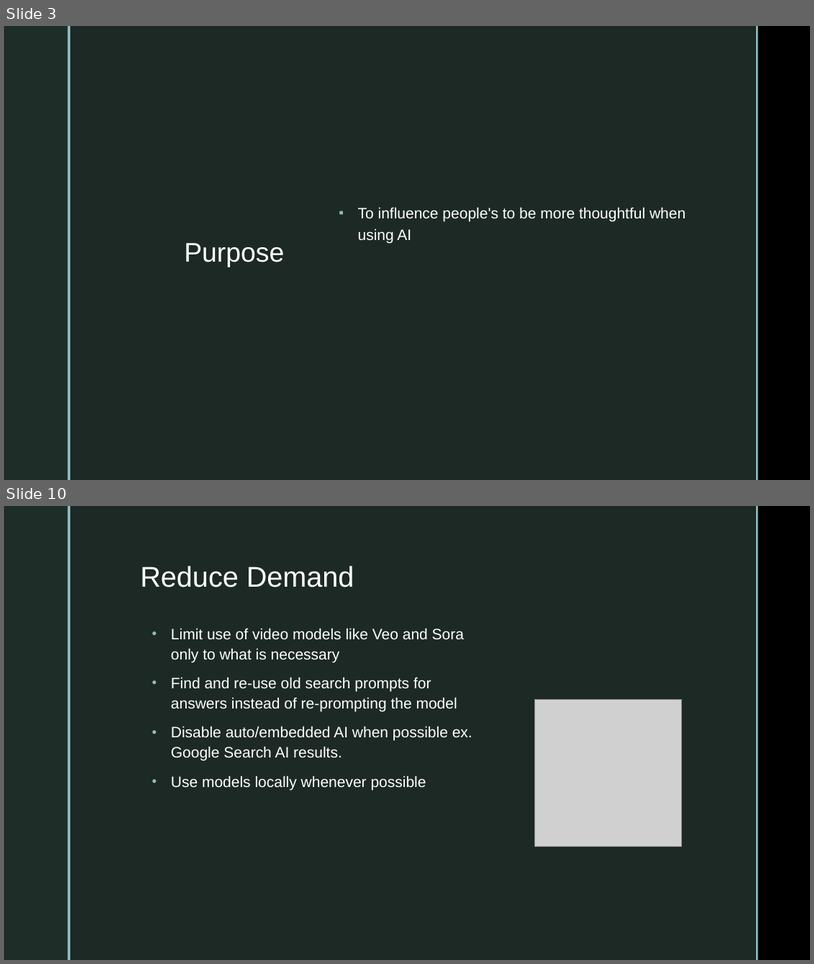
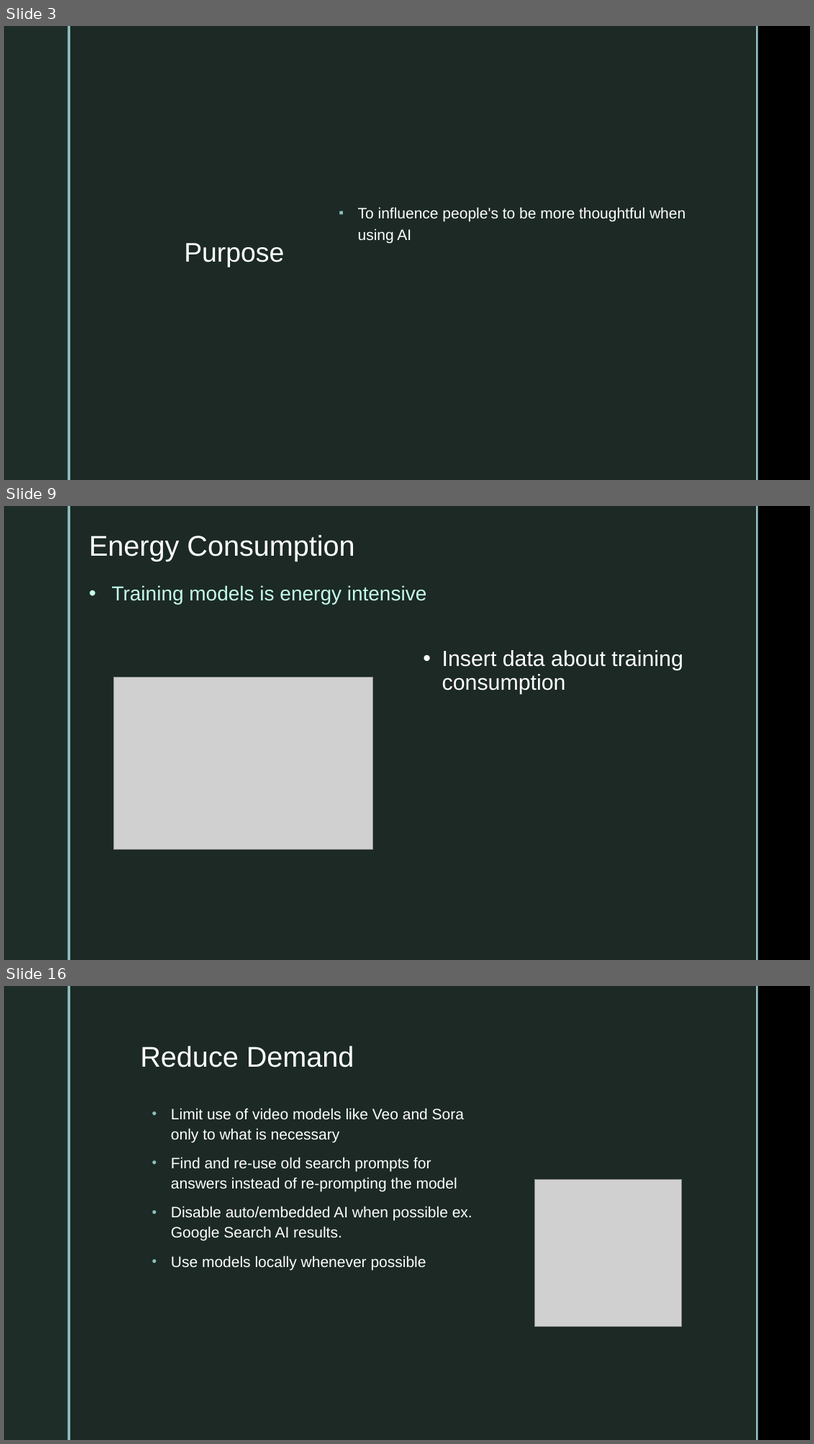
Before and after one commit to FelipeRestrepo101/ResponsibleAI, a slide deck: Presentations/ResponsibleAIPresentationV2.pptx. Shown one above the other, each under a label of ours: slides 3 and 10 before the commit, slides 3, 9 and 16 after it; the slides between them are not shown. The pictures are 814x964 and 814x1444 pixels, drawn with LibreOffice and Linux fonts; fonts in the diff are those of the drawing; grey boxes stand for pictures; background and template pictures are left out. Boxes give left, top, right and bottom in pixels: in the first picture for what was removed or moved away, otherwise in the second. Text is boxed around its words. In the diff, an @@ line names an element or a change of style, - is before the commit and + after.

```diff
--- a/Presentations/ResponsibleAIPresentationV2.pptx
+++ b/Presentations/ResponsibleAIPresentationV2.pptx
@@ slide 9 added at box(4, 506, 810, 960), background picture (left out); not listed: 4 template elements that a slide beside it also shows @@
@@ text added at box(89, 535, 355, 561), 34 pt, text #FFFFFF @@
+Energy Consumption
@@ text added at box(112, 585, 427, 605), 24 pt, text #C5FAEB @@
+• Training models is energy intensive
@@ text added at box(442, 650, 683, 694), 26 pt, text #FFFFFF @@
+• Insert data about training consumption
@@ picture added at box(114, 677, 373, 849) @@
@@ what was slide 10 is now slide 16 @@
```
Also in this commit, not shown: 9 slides changed, 8 other slides added, 4 slides removed, 9 other files.
